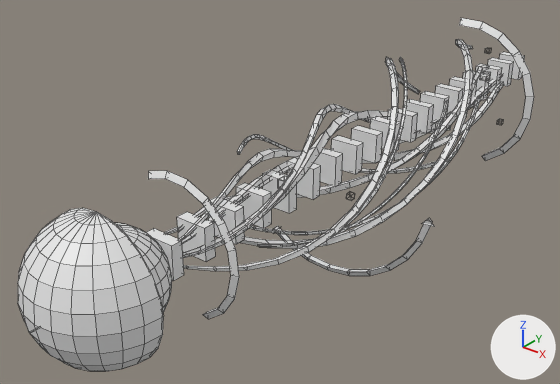
One commit to the OBJ model Assets/Models/UpperArm/bras_0011.obj: the scene before it, then after it.
One viewpoint serves both versions: a camera (50 mm lens) standing at (0.439, -0.688, 0.339) and looking at (-0.051, -0.075, -0.041). The axes (+X, +Y, +Z) are drawn at lower right. The lights are the same throughout. Mesh edges are drawn as thin lines. Where no turn or scale is listed for an object, it has been applied to the vertices. Vertices at the same position are counted once.

The first picture shows 'bras_0011'.
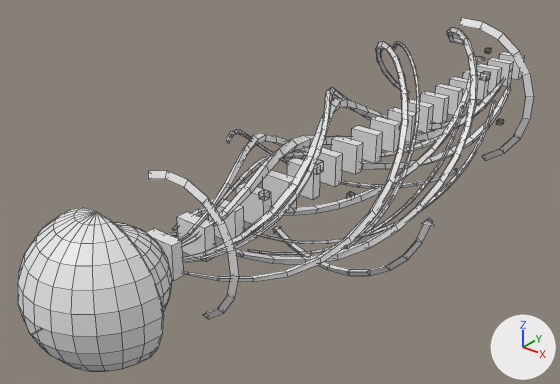
What differs and where, as boxes [x1, y1, x2, y2] in the pictures (560 x 384 px; the box of a moved part takes in the faces that stretch with it):
part 1 of me_bras_0011, moved or reshaped: before [237, 134, 436, 174]; after [227, 129, 458, 188]
part 2 of me_bras_0011, moved or reshaped: before [250, 95, 481, 235]; after [244, 100, 496, 244]
part 3 of me_bras_0011, moved or reshaped: before [258, 101, 448, 247]; after [248, 105, 464, 255]
part 4 of me_bras_0011, moved or reshaped: before [338, 57, 407, 233]; after [345, 41, 420, 249]
part 5 of me_bras_0011, rebuilt: before [178, 65, 489, 232]; after [173, 56, 485, 231]
part 6 of me_bras_0011, rebuilt (13% taller): before [165, 39, 473, 249]; after [166, 27, 478, 264]
part 7 of me_bras_0011, rebuilt (13% taller): before [183, 57, 420, 271]; after [184, 41, 410, 282]
part 8 of me_bras_0011, rebuilt (10% narrower, 14% taller): before [183, 104, 451, 258]; after [183, 87, 424, 263]
part 9 of me_bras_0011, rebuilt: before [182, 73, 504, 244]; after [182, 77, 506, 247]
part 10 of me_bras_0011, rebuilt: before [179, 82, 504, 240]; after [180, 87, 511, 241]
part 11 of me_bras_0011, rebuilt: before [282, 120, 435, 174]; after [216, 127, 455, 209]
part 12 of me_bras_0011, moved or reshaped: before [29, 91, 489, 333]; after [31, 98, 451, 335]

Patch to the scene script:
```diff
--- a/Assets/Models/UpperArm/bras_0011.obj.py
+++ b/Assets/Models/UpperArm/bras_0011.obj.py
@@ me_bras_0011 @@
 # used by ob_bras_0011; location = (0.0, 0.0, 0.0)
-me_bras_0011.from_pydata(...)  # 2091 vertices, 2038 faces; spans x -0.106..0.131, y -0.437..0.423, z -0.132..0.1
+me_bras_0011.from_pydata(...)  # 2123 vertices, 2063 faces; spans x -0.106..0.131, y -0.437..0.423, z -0.132..0.103
+# me_bras_0011 part 1: the loose piece of 98 vertices spanning x -0.071..0.03, y -0.18..0.168, z -0.071..0.052 is multiplied about the mesh origin by the matrix ((1.227, 0.005, -0.168), (0.0, 1.0, 0.0), (0.179, -0.003, 1.223))
+# me_bras_0011 part 2: the loose piece of 98 vertices spanning x -0.048..0.08, y -0.145..0.155, z -0.08..0.038 is multiplied about the mesh origin by the matrix ((1.202, 0.009, 0.127), (0.0, 1.0, 0.0), (-0.135, 0.0, 1.214))
+# me_bras_0011 part 3: the loose piece of 98 vertices spanning x -0.012..0.071, y -0.161..0.099, z -0.066..0.043 is multiplied about its middle by the matrix ((1.198, 0.015, 0.167), (0.0, 1.0, 0.0), (-0.192, 0.003, 1.212)), then moved by (0.004, 0.0, -0.008)
+# me_bras_0011 part 4: the loose piece of 98 vertices spanning x -0.054..0.076, y -0.13..0.177, z -0.033..0.076 is multiplied about the mesh origin by the matrix ((1.256, -0.007, 0.047), (0.0, 1.0, 0.0), (-0.029, 0.008, 1.257))
+# me_bras_0011 part 5: the loose piece of 98 vertices spanning x -0.035..0.042, y -0.272..0.314, z -0.042..0.031 is rebuilt with 98 vertices and now spans x -0.041..0.056, y -0.272..0.314, z -0.056..0.047
+# me_bras_0011 part 6: the loose piece of 98 vertices spanning x -0.046..0.084, y -0.298..0.321, z -0.081..0.079 is rebuilt with 98 vertices and now spans x -0.051..0.101, y -0.298..0.321, z -0.096..0.097
+# me_bras_0011 part 7: the loose piece of 98 vertices spanning x -0.078..0.081, y -0.353..0.256, z -0.045..0.083 is rebuilt with 98 vertices and now spans x -0.097..0.1, y -0.353..0.256, z -0.054..0.103
+# me_bras_0011 part 8: the loose piece of 98 vertices spanning x -0.059..0.038, y -0.298..0.245, z -0.052..0.058 is rebuilt with 98 vertices and now spans x -0.075..0.054, y -0.298..0.245, z -0.064..0.076
+# me_bras_0011 part 9: the loose piece of 98 vertices spanning x -0.026..0.022, y -0.416..0.421, z -0.026..0.021 is rebuilt with 98 vertices and now spans x -0.043..0.029, y -0.416..0.421, z -0.043..0.038
+# me_bras_0011 part 10: the loose piece of 98 vertices spanning x -0.05..0.04, y -0.337..0.326, z -0.05..0.036 is rebuilt with 98 vertices and now spans x -0.068..0.054, y -0.337..0.326, z -0.068..0.053
+# me_bras_0011 part 11: the loose piece of 98 vertices spanning x -0.022..0.013, y -0.243..0.195, z -0.022..0.017 is rebuilt with 98 vertices and now spans x -0.042..0.027, y -0.243..0.195, z -0.042..0.03
+# me_bras_0011 part 12: 1 vertex moved within x 0.005, y -0.302, z -0.003; 100 vertices removed from x -0.106..0.03, y -0.437..0.339, z -0.101..0.043; 100 vertices added at x -0.106..0.043, y -0.437..0.339, z -0.101..0.063
```
